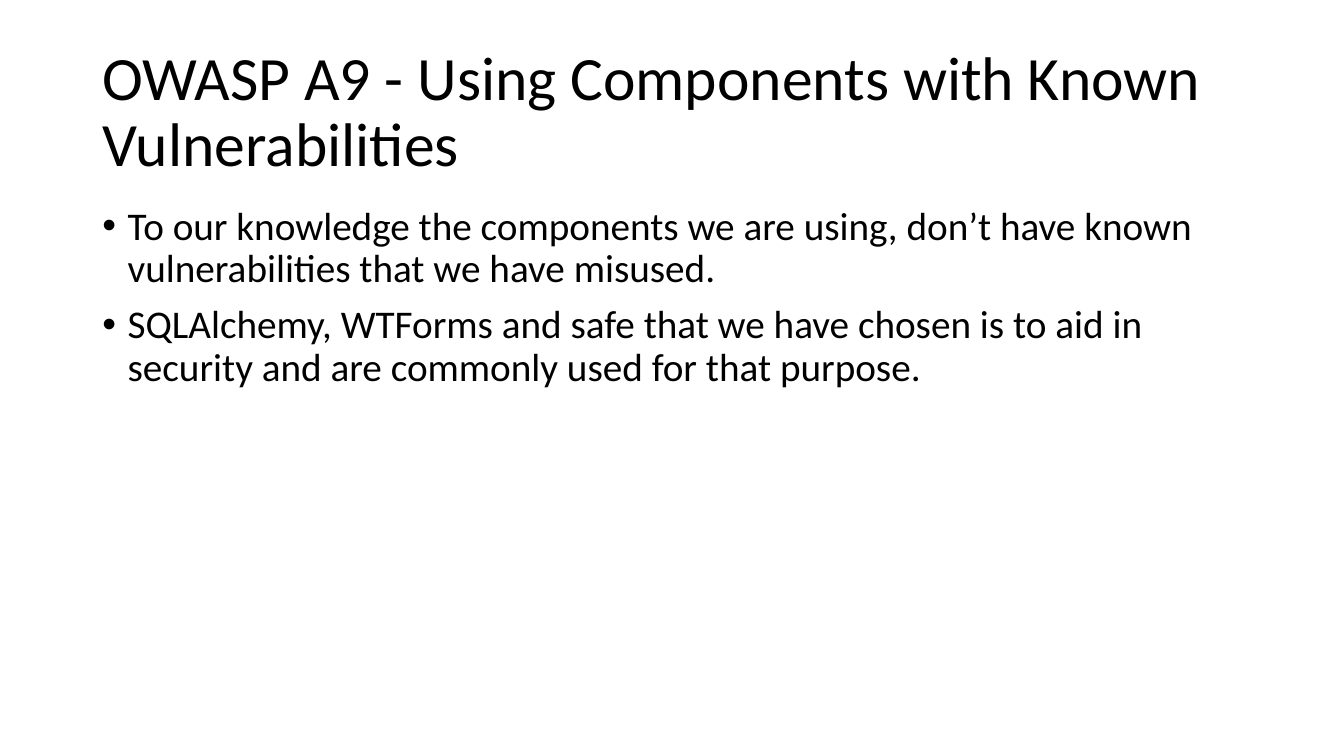
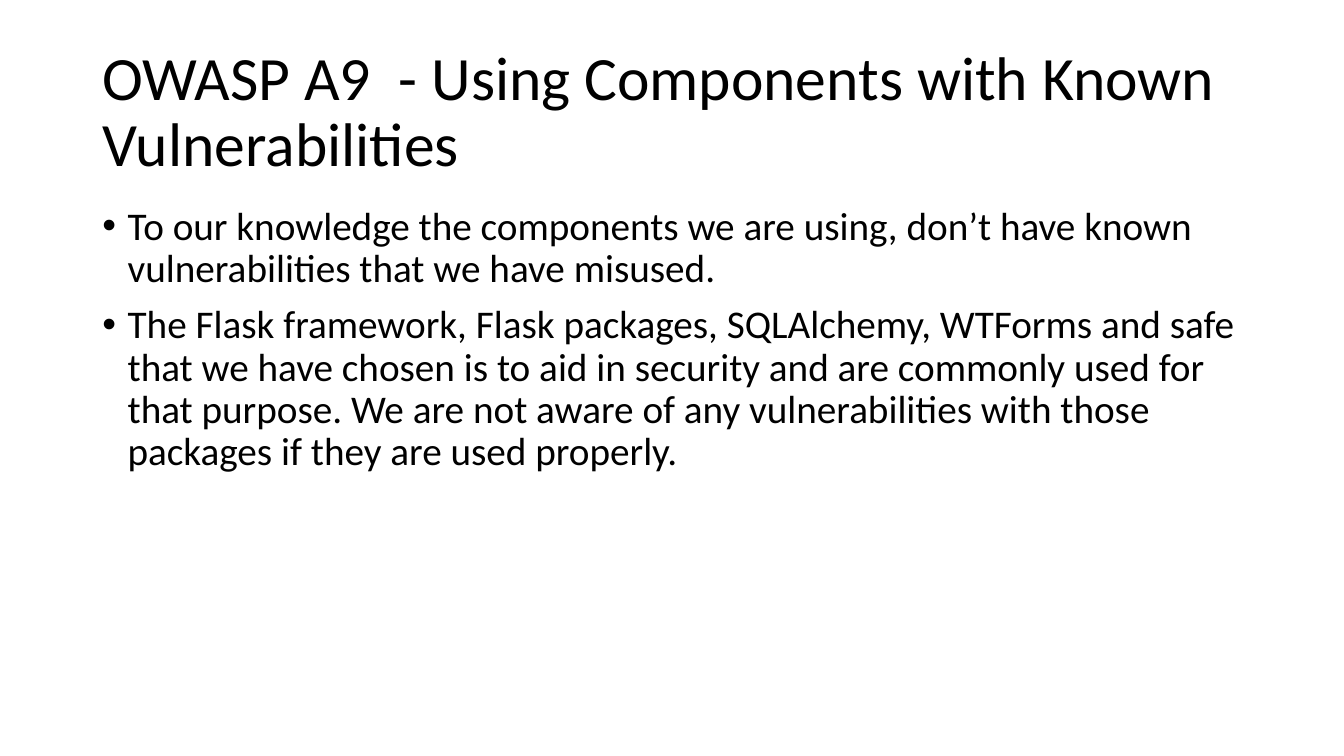
Before and after one commit to jkunnas58/dat250_netbank_fall_2020, a slide deck: slide 19 of Project_report_group_9.pptx. Drawn at 1344x756 pixels with LibreOffice and Linux fonts; fonts in the diff are those of the drawing. Boxes give left, top, right and bottom in pixels: in the first picture for what was removed or moved away, otherwise in the second. Text is boxed around its words. In the diff, an @@ line names an element or a change of style, - is before the commit and + after.

```diff
--- a/Project_report_group_9.pptx
+++ b/Project_report_group_9.pptx
@@ title "OWASP A9 - Using Components ..." rewrapped from [102, 57, 1200, 167] to [102, 57, 1214, 167] @@
@@ text at [128, 310, 1234, 472]: text changed @@
-• SQLAlchemy, WTForms and safe that we have chosen is to aid in security and are commonly used for that purpose.
+• The Flask framework, Flask packages, SQLAlchemy, WTForms and safe that we have chosen is to aid in security and are commonly used for that purpose. We are not aware of any vulnerabilities with those packages if they are used properly.
```
Also in this commit, not shown: 12 other slides changed, 2 other files.
